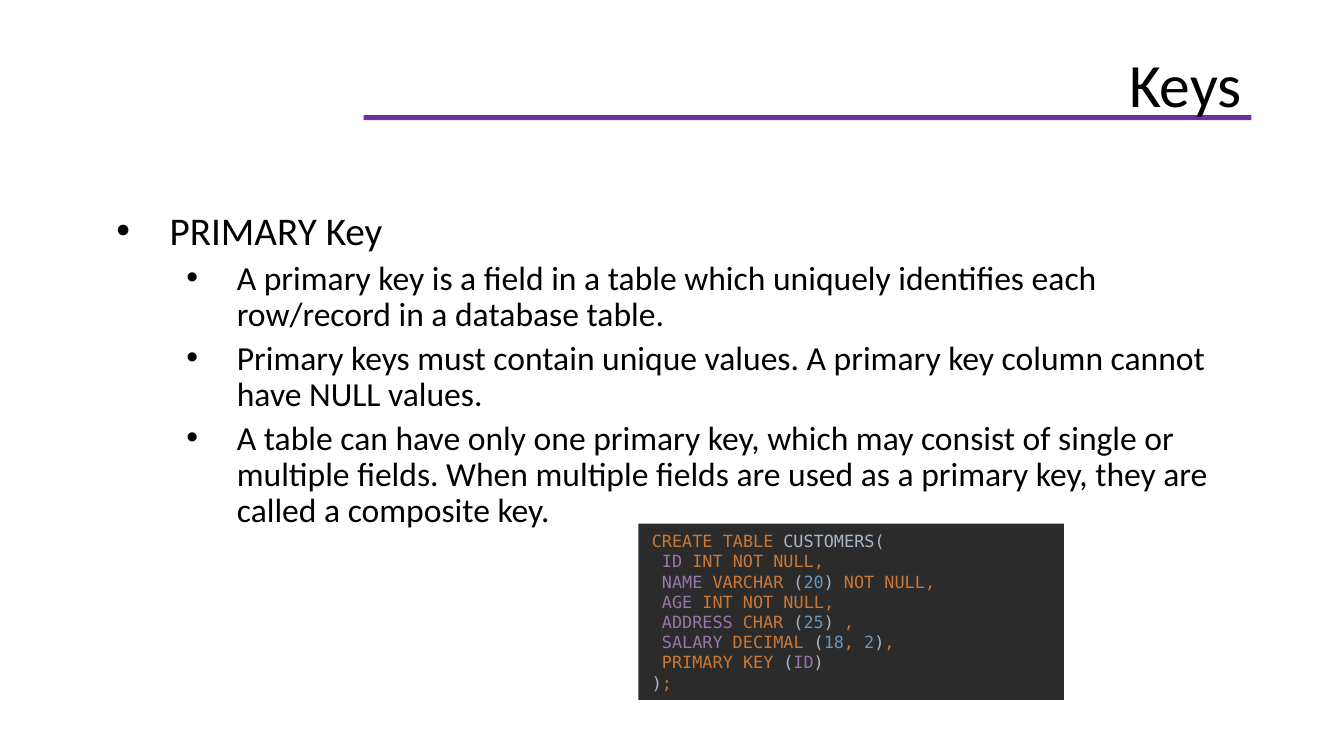
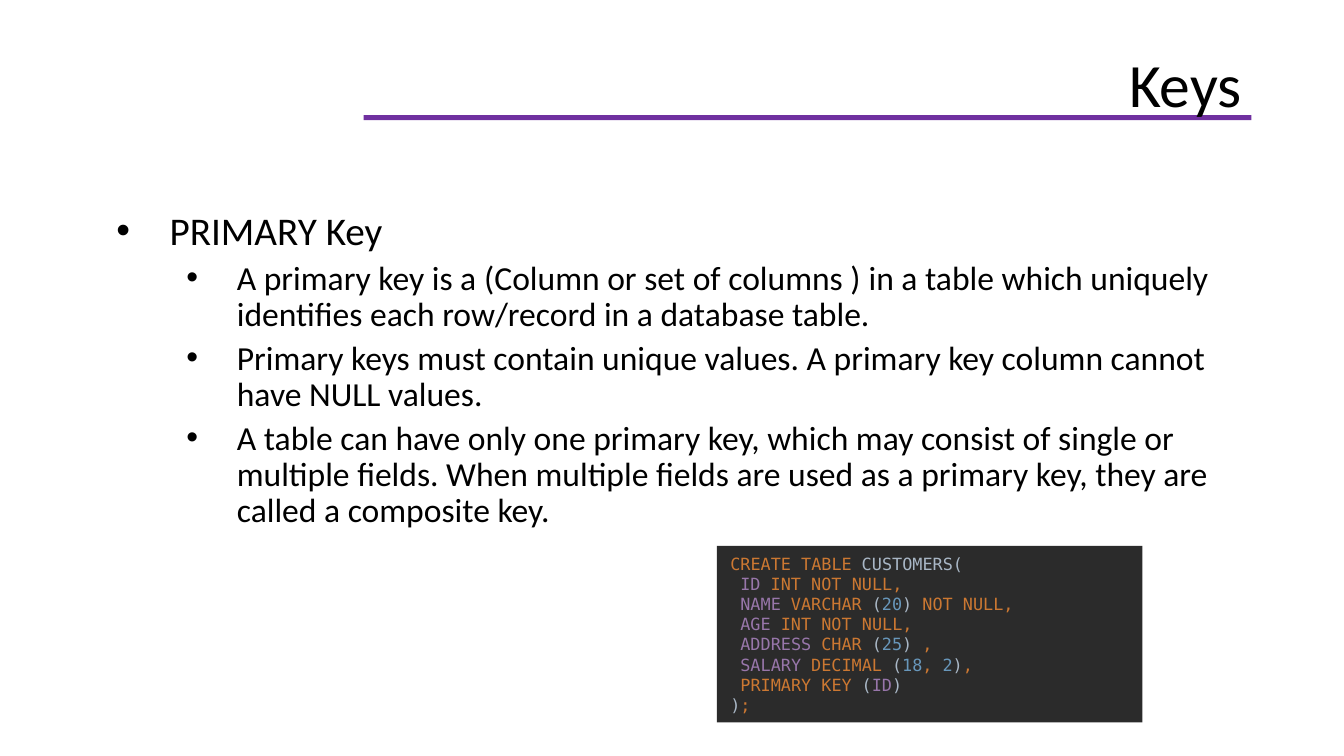
Before and after one commit to helenhash/database-training, a slide deck: slide 15 of database.pptx (slide 22 before the commit). Drawn at 1344x756 pixels with LibreOffice and Linux fonts; fonts in the diff are those of the drawing; background and template pictures are left out. Boxes give left, top, right and bottom in pixels: in the first picture for what was removed or moved away, otherwise in the second. Text is boxed around its words. In the diff, an @@ line names an element or a change of style, - is before the commit and + after.

```diff
--- a/database.pptx
+++ b/database.pptx
@@ text at (x1=237, y1=265, x2=1208, y2=328): text changed @@
-  • A primary key is a field in a table which uniquely identifies each row/record in a database table.
+  • A primary key is a (Column or set of columns ) in a table which uniquely identifies each row/record in a database table.
@@ rectangle "CREATE TABLE CUSTOMERS( ID INT ..." moved from (x1=638, y1=524, x2=1064, y2=700) to (x1=716, y1=546, x2=1142, y2=722) @@
```
Also in this commit, not shown: 6 other slides changed, 12 slides added, 9 other files.
